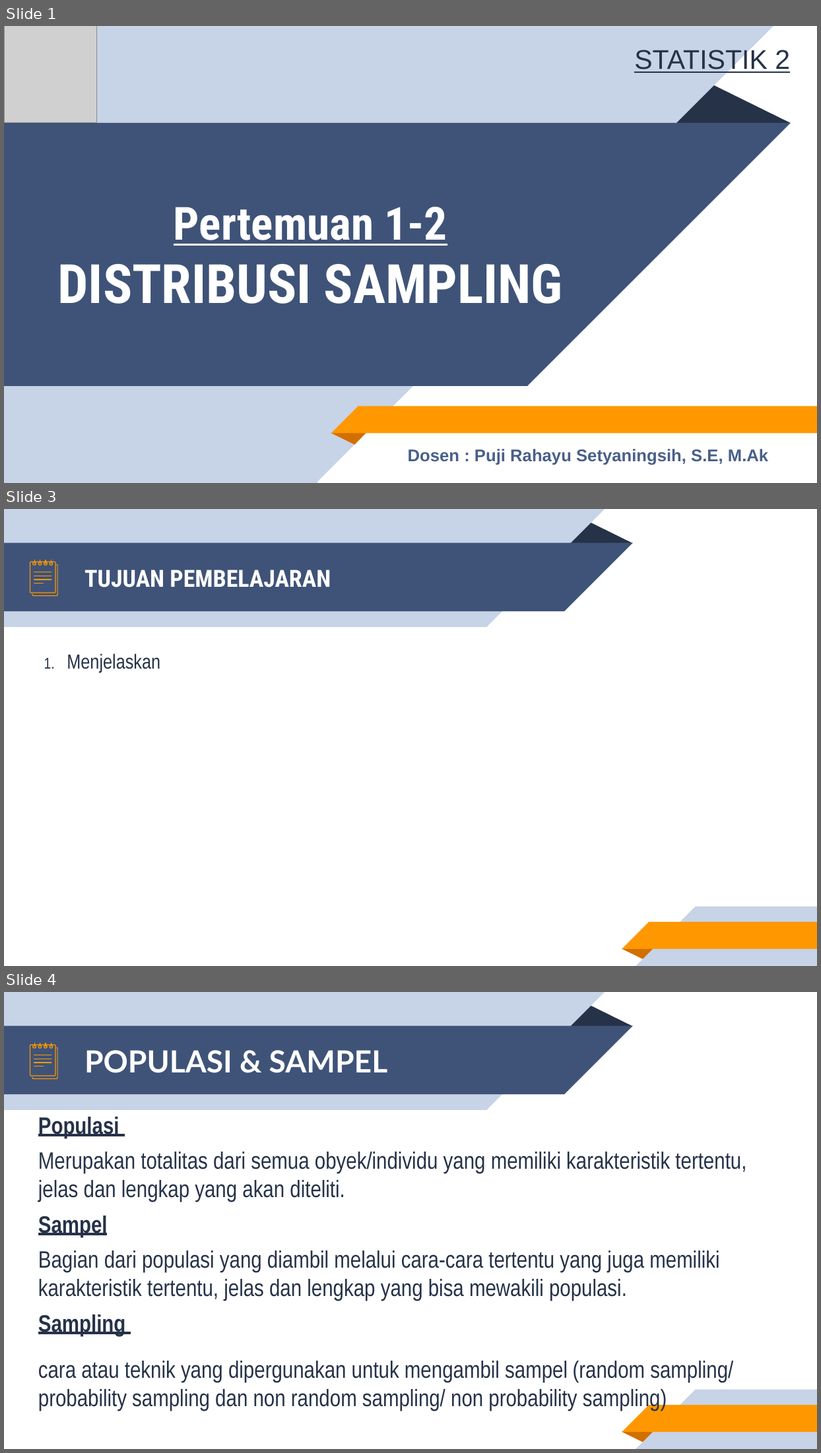
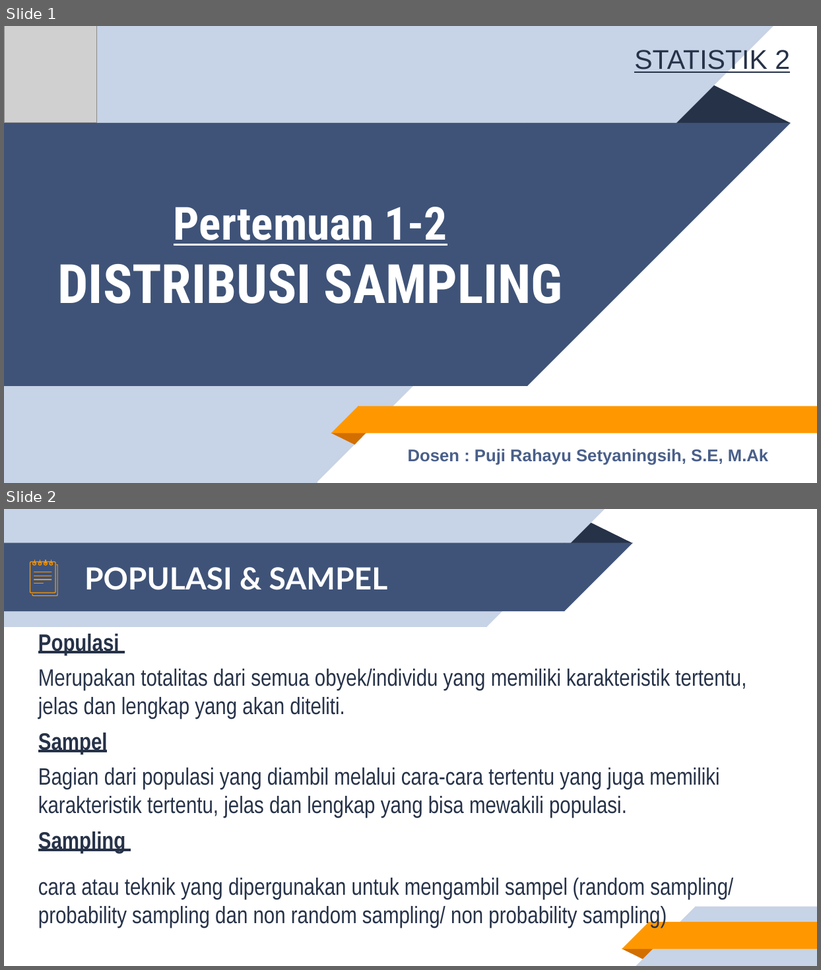
Before and after one commit to paldipaldi/Gunadarma-tercinta, a slide deck: Gunadarma/Semester 4/Statistika 2/1. Statistik2_Distribusi Sampling.pptx. Shown one above the other, each under a label of ours: slides 1, 3 and 4 before the commit, slides 1 and 2 after it; the slides between them are not shown. The pictures are 821x1453 and 821x970 pixels, drawn with LibreOffice and Linux fonts; fonts in the diff are those of the drawing; grey boxes stand for pictures. Boxes give left, top, right and bottom in pixels: in the first picture for what was removed or moved away, otherwise in the second. Text is boxed around its words. In the diff, an @@ line names an element or a change of style, - is before the commit and + after.

```diff
--- a/Gunadarma/Semester 4/Statistika 2/1. Statistik2_Distribusi Sampling.pptx
+++ b/Gunadarma/Semester 4/Statistika 2/1. Statistik2_Distribusi Sampling.pptx
@@ slide 3 removed at [4,509,817,966], background #FFFFFF; not listed: 10 template elements that a slide beside it also shows @@
@@ group removed at [30,560,57,595]: 14 freeform shapes @@
@@ title removed at [85,570,331,588] @@
-TUJUAN PEMBELAJARAN
@@ text removed at [67,654,160,673] @@
-1. Menjelaskan
@@ what was slide 4 is now slide 2 @@
```
Also in this commit, not shown: 2 other slides removed, 12 other files.
